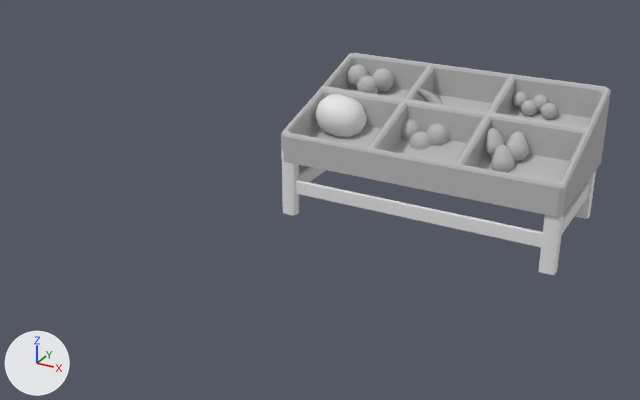
Before and after pictures for a commit that changed the FBX model Assets/Models/Town Sim/Grocery Store/Fruit Stand/BFQ_3D_Asset_FruitStand.fbx.
One viewpoint serves both versions: a camera (50 mm lens) standing at (2.61, -3.6, 2.34) and looking at (0.33, 0.54, 0.27). The lights are fixed; the arrows at lower left show +X, +Y and +Z. The older version comes first. Where no turn or scale is listed for an object, it has been applied to the vertices.

Script lines for the objects in view, before the commit:
```python
ob_box032_geomadjust = bpy.data.objects.new('Box032_GeomAdjust', me_mesh_007)
ob_box032_geomadjust.parent = ob_box032
ob_box032_geomadjust.location = (-24.66, -4.582, -8.03)
ob_box034_geomadjust = bpy.data.objects.new('Box034_GeomAdjust', me_mesh_007)
ob_box034_geomadjust.parent = ob_box034
ob_box034_geomadjust.location = (-24.66, -4.582, -8.03)
ob_box037_geomadjust = bpy.data.objects.new('Box037_GeomAdjust', me_mesh_010)
ob_box037_geomadjust.parent = ob_box037
ob_box037_geomadjust.location = (1.541, 0.0, -7.175)
ob_box038_geomadjust = bpy.data.objects.new('Box038_GeomAdjust', me_mesh_010)
ob_box038_geomadjust.parent = ob_box038
ob_box038_geomadjust.location = (1.541, 0.0, -7.175)
ob_sphere003_geomadjust = bpy.data.objects.new('Sphere003_GeomAdjust', me_mesh_009)
ob_sphere003_geomadjust.parent = ob_sphere003
ob_sphere003_geomadjust.location = (0.0, 0.0, 0.0)
ob_sphere016 = bpy.data.objects.new('Sphere016', me_mesh)
ob_sphere016.location = (1.197, 1.655, 0.649)
ob_sphere017 = bpy.data.objects.new('Sphere017', me_mesh_015)
ob_sphere017.location = (1.126, 1.693, 0.682)
ob_sphere017.scale = (0.0178, 0.0178, 0.0178)
ob_sphere029 = bpy.data.objects.new('Sphere029', me_mesh_009)
ob_sphere029.location = (0.669, 1.217, 0.462)
ob_sphere029.scale = (0.0264, 0.0264, 0.0264)
ob_sphere039 = bpy.data.objects.new('Sphere039', me_mesh_005)
ob_sphere039.location = (1.221, 1.116, 0.491)
# also in view: 'Box033_GeomAdjust' at (-0.04, 0.84, 0.2); 'Box008' at (0.78, 1.27, 0.59); 'Box035_GeomAdjust' at (0.78, 0.83, 0.18); 'Sphere021' at (0.12, 1.2, 0.56)
```
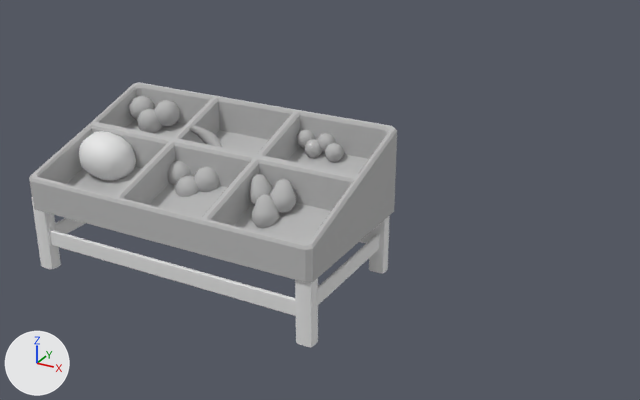
Pixel boxes [x1, y1, x2, y2] of what changed, in the pictures (640 x 400 px):
'Box008', moved
    before: [281, 53, 611, 217]
    after: [29, 82, 397, 282]
'Box035_GeomAdjust', moved, rescaled (26% taller)
    before: [295, 180, 543, 248]
    after: [50, 230, 296, 316]
'Sphere021', moved
    before: [316, 94, 367, 138]
    after: [79, 131, 136, 181]
'Box034_GeomAdjust', moved, rescaled (8% narrower, 15% taller)
    before: [539, 215, 564, 275]
    after: [295, 278, 318, 347]
'Box033_GeomAdjust', moved, rescaled (67% wider, 11% taller)
    before: [282, 151, 299, 216]
    after: [32, 197, 61, 269]
'Box038_GeomAdjust', moved, turned, rescaled
    before: [562, 184, 589, 234]
    after: [318, 234, 379, 305]
'Sphere039', moved
    before: [491, 144, 515, 173]
    after: [252, 194, 279, 228]
'Box032_GeomAdjust', moved, rescaled
    before: [575, 171, 596, 219]
    after: [369, 215, 390, 273]
'Sphere038', moved
    before: [506, 131, 529, 161]
    after: [270, 178, 297, 213]
'Sphere004', moved
    before: [372, 68, 395, 91]
    after: [154, 100, 180, 126]
'Sphere028', moved
    before: [426, 123, 450, 145]
    after: [194, 167, 220, 192]
'Sphere037', moved
    before: [485, 128, 505, 157]
    after: [249, 174, 273, 206]
'Sphere003_GeomAdjust', moved, rescaled
    before: [357, 75, 379, 94]
    after: [137, 109, 163, 133]
'Sphere029', moved
    before: [409, 131, 432, 150]
    after: [175, 175, 199, 197]
'Sphere001_GeomAdjust', moved, rescaled (13% wider)
    before: [347, 64, 369, 87]
    after: [129, 96, 154, 120]
'Sphere027_GeomAdjust', moved, rescaled (14% wider, 14% taller)
    before: [401, 119, 421, 140]
    after: [168, 161, 191, 185]
'Cylinder001', moved
    before: [416, 88, 443, 104]
    after: [189, 125, 222, 147]
'Box037_GeomAdjust', moved, turned, rescaled
    before: [299, 167, 326, 182]
    after: [56, 218, 86, 234]
'Sphere019', moved
    before: [540, 103, 558, 120]
    after: [325, 143, 344, 162]
'Sphere016', moved
    before: [520, 100, 537, 116]
    after: [304, 139, 323, 158]
'Sphere017', moved
    before: [512, 91, 529, 108]
    after: [297, 129, 315, 148]
'Sphere018', moved
    before: [532, 94, 549, 111]
    after: [317, 133, 335, 152]
'Box036_GeomAdjust', moved, rescaled (not visible before)
    after: [360, 233, 370, 243]

Edits to the bpy script that builds the scene:
```text
Change ob_sphere004:
    ob_sphere004.location: (0.196, 1.659, 0.693) -> (-0.622, 0.385, 0.693)
Change ob_sphere028:
    ob_sphere028.location: (0.753, 1.274, 0.51) -> (-0.066, 0.0, 0.51)
Change ob_sphere027_geomadjust:
    remove ob_sphere027_geomadjust.parent = ob_sphere027
    ob_sphere027_geomadjust.location: (0.0, 0.0, 0.0) -> (-0.254, 0.000189, 0.51)
    ob_sphere027_geomadjust.scale: (1.0, 1.0, 1.0) -> (0.0264, 0.0264, 0.0264)
Change ob_box033_geomadjust:
    remove ob_box033_geomadjust.parent = ob_box033
    ob_box033_geomadjust.location: (-24.66, -4.582, -8.03) -> (-1.489, -0.553, 0.0)
    ob_box033_geomadjust.scale: (1.0, 1.0, 1.0) -> (0.0254, 0.0254, 0.0254)
Change ob_box032_geomadjust:
    remove ob_box032_geomadjust.parent = ob_box032
    ob_box032_geomadjust.location: (-24.66, -4.582, -8.03) -> (0.148, 0.294, 0.0)
    ob_box032_geomadjust.scale: (1.0, 1.0, 1.0) -> (0.0254, 0.0254, 0.0254)
Change ob_sphere019:
    ob_sphere019.location: (1.324, 1.655, 0.649) -> (0.505, 0.381, 0.649)
Change ob_box035_geomadjust:
    remove ob_box035_geomadjust.parent = ob_box035
    ob_box035_geomadjust.location: (1.541, 0.0, -7.175) -> (-0.00184, -0.446, 0.0)
    ob_box035_geomadjust.scale: (1.0, 1.0, 1.0) -> (0.0254, 0.0254, 0.0254)
Change ob_box036_geomadjust:
    remove ob_box036_geomadjust.parent = ob_box036
    ob_box036_geomadjust.location: (1.541, 0.0, -7.175) -> (-0.00184, 0.41, 0.0)
    ob_box036_geomadjust.scale: (1.0, 1.0, 1.0) -> (0.0254, 0.0254, 0.0254)
Change ob_sphere016:
    ob_sphere016.location: (1.197, 1.655, 0.649) -> (0.378, 0.381, 0.649)
Change ob_box008:
    ob_box008.location: (0.782, 1.268, 0.588) -> (-0.036, -0.006, 0.588)
Change ob_sphere003_geomadjust:
    remove ob_sphere003_geomadjust.parent = ob_sphere003
    ob_sphere003_geomadjust.location: (0.0, 0.0, 0.0) -> (-0.707, 0.328, 0.644)
    ob_sphere003_geomadjust.scale: (1.0, 1.0, 1.0) -> (0.0264, 0.0264, 0.0264)
Change ob_sphere001_geomadjust:
    remove ob_sphere001_geomadjust.parent = ob_sphere001
    ob_sphere001_geomadjust.location: (0.0, 0.0, 0.0) -> (-0.811, 0.385, 0.693)
    ob_sphere001_geomadjust.scale: (1.0, 1.0, 1.0) -> (0.0264, 0.0264, 0.0264)
Change ob_sphere037:
    ob_sphere037.location: (1.138, 1.213, 0.549) -> (0.319, -0.061, 0.549)
Change ob_sphere038:
    ob_sphere038.location: (1.269, 1.213, 0.549) -> (0.447, -0.069, 0.549)
Change ob_box037_geomadjust:
    remove ob_box037_geomadjust.parent = ob_box037
    ob_box037_geomadjust.location: (1.541, 0.0, -7.175) -> (-0.855, 0.0148, 0.0)
    ob_box037_geomadjust.rotation_euler: (0.0, 0.0, 0.0) -> (0.0, 0.0, 1.571)  # degrees (0, 0, 0) -> degrees (0, 0, 90)
    ob_box037_geomadjust.scale: (1.0, 1.0, 1.0) -> (0.0126, 0.0254, 0.0254)
Change ob_sphere029:
    ob_sphere029.location: (0.669, 1.217, 0.462) -> (-0.15, -0.057, 0.462)
Change ob_sphere017:
    ob_sphere017.location: (1.126, 1.693, 0.682) -> (0.308, 0.419, 0.682)
Change ob_sphere018:
    ob_sphere018.location: (1.253, 1.693, 0.682) -> (0.435, 0.419, 0.682)
Change ob_sphere039:
    ob_sphere039.location: (1.221, 1.116, 0.491) -> (0.401, -0.162, 0.491)
Change ob_box038_geomadjust:
    remove ob_box038_geomadjust.parent = ob_box038
    ob_box038_geomadjust.location: (1.541, 0.0, -7.175) -> (0.782, 0.0148, 0.0)
    ob_box038_geomadjust.rotation_euler: (0.0, 0.0, 0.0) -> (0.0, 0.0, 1.571)  # degrees (0, 0, 0) -> degrees (0, 0, 90)
    ob_box038_geomadjust.scale: (1.0, 1.0, 1.0) -> (0.0126, 0.0254, 0.0254)
Change ob_cylinder001:
    ob_cylinder001.location: (0.644, 1.471, 0.647) -> (-0.174, 0.197, 0.647)
Change ob_sphere021:
    ob_sphere021.location: (0.119, 1.203, 0.556) -> (-0.699, -0.071, 0.556)
Change ob_box034_geomadjust:
    remove ob_box034_geomadjust.parent = ob_box034
    ob_box034_geomadjust.location: (-24.66, -4.582, -8.03) -> (0.163, -0.542, 0.0)
    ob_box034_geomadjust.scale: (1.0, 1.0, 1.0) -> (0.0254, 0.0254, 0.0254)
```
